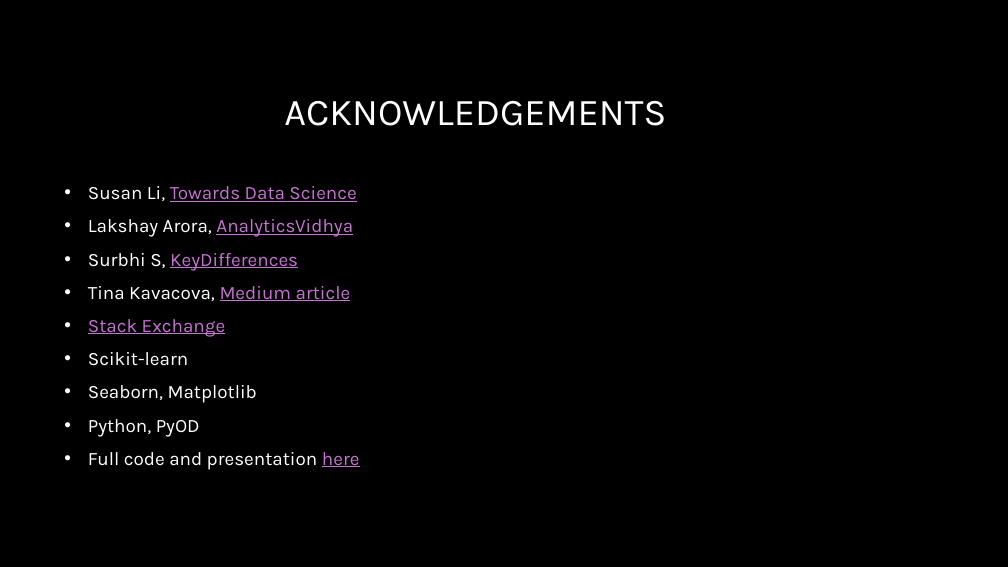
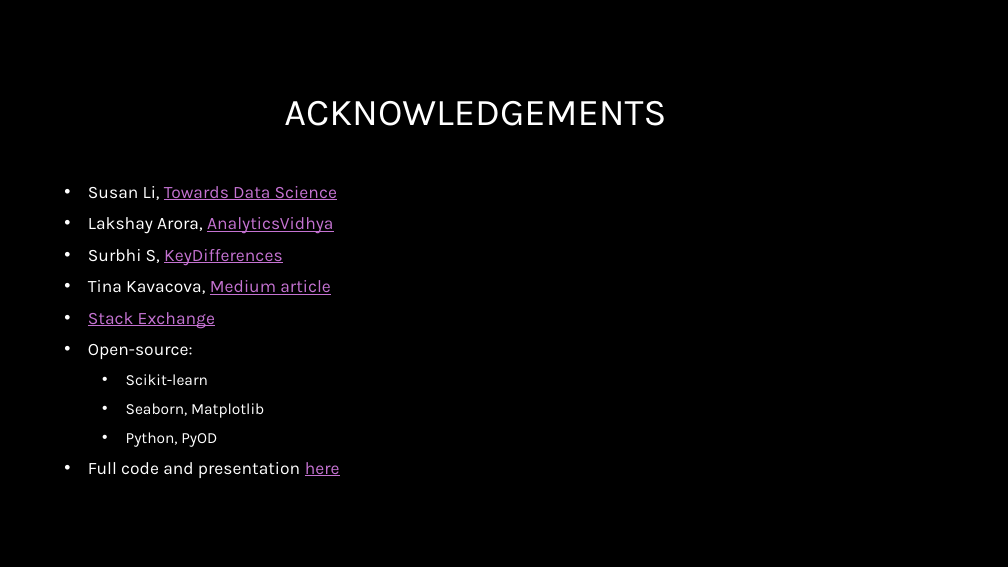
Before and after one commit to mdominguez2010/anomaly_detection, a slide deck: slide 8 of presentation/anomaly_detection.pptx. Drawn at 1008x567 pixels with LibreOffice and Linux fonts; fonts in the diff are those of the drawing; background and template pictures are left out. Boxes give left, top, right and bottom in pixels: in the first picture for what was removed or moved away, otherwise in the second. Text is boxed around its words. In the diff, an @@ line names an element or a change of style, - is before the commit and + after.

```diff
--- a/presentation/anomaly_detection.pptx
+++ b/presentation/anomaly_detection.pptx
@@ text at box(88, 186, 340, 478): size 18 to 16.6 pt in "Susan Li, Towards Data Science", "Lakshay Arora, AnalyticsVidhya", "Surbhi S, KeyDifferences", "Tina Kavacova, Medium article" and 2 more places; size 18 to 14.8 pt in "Scikit-learn", "Seaborn, Matplotlib", "Python, PyOD"; list level 1 to 2 in "Scikit-learn"; list level 1 to 2 in "Seaborn, Matplotlib"; list level 1 to 2 in "Python, PyOD" @@
@@ text at box(88, 344, 193, 359): paragraph added @@
+• Open-source:
```
Also in this commit, not shown: 1 other slide changed, 1 other file.
